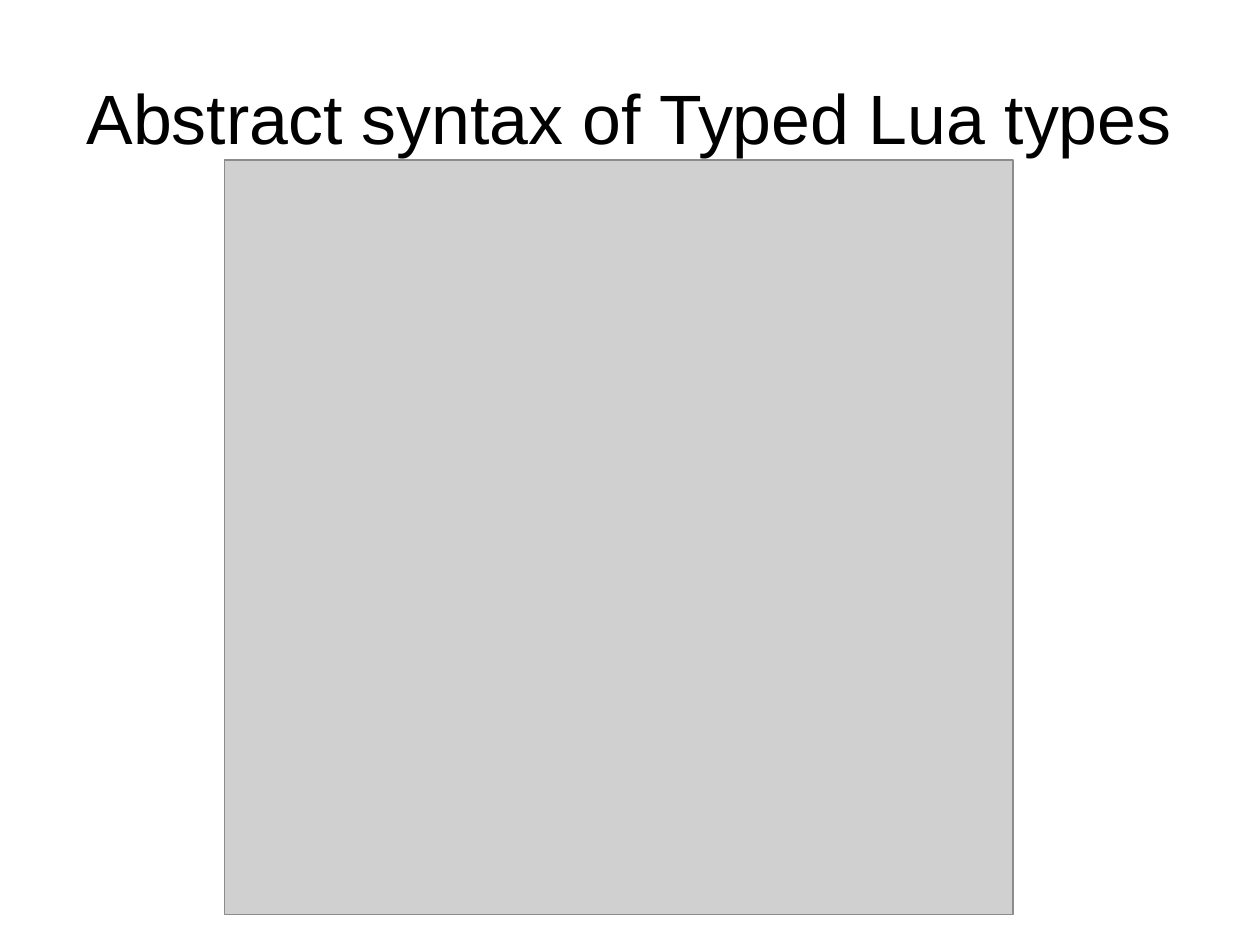
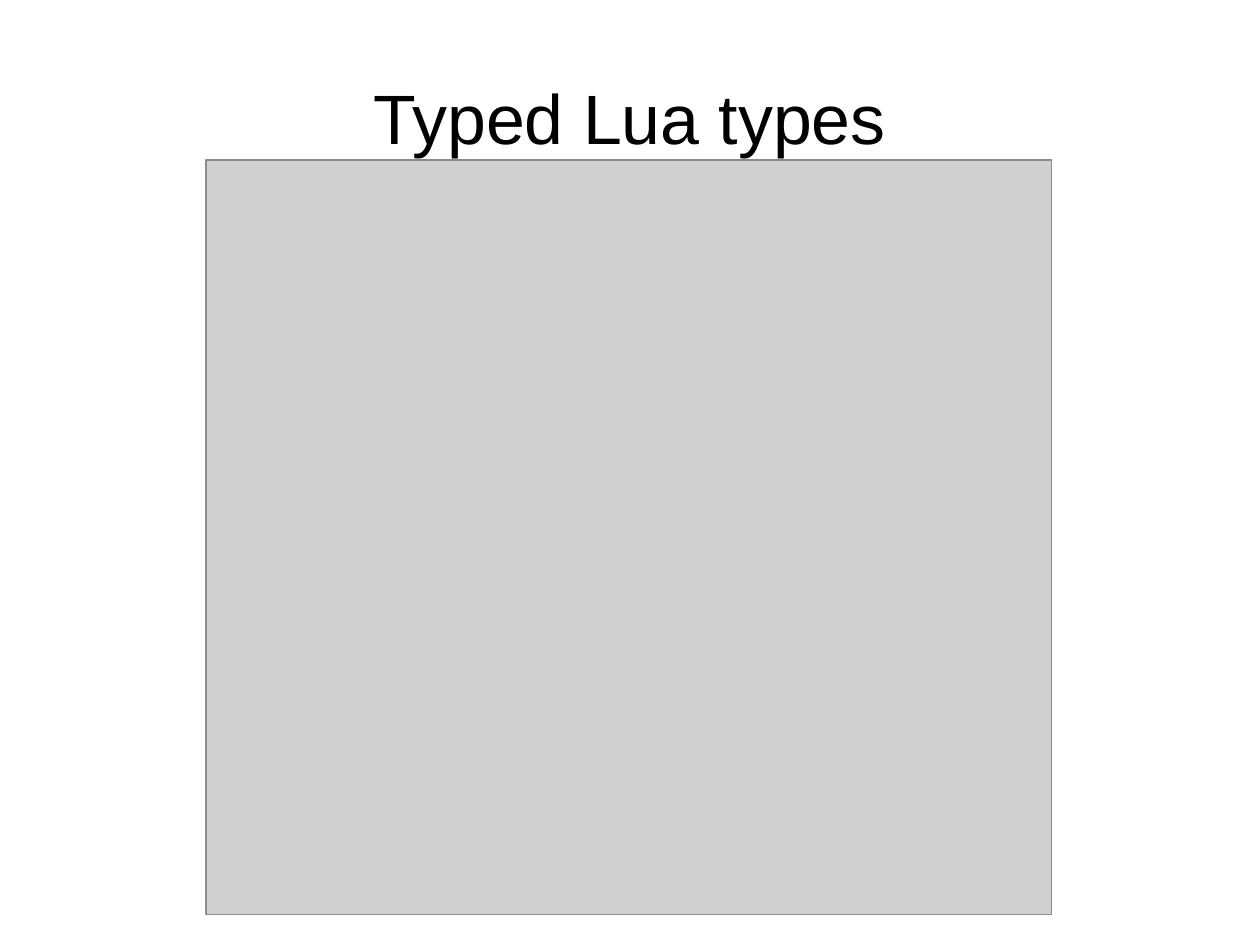
Before and after one commit to andremm/typedlua, a slide deck: slide 7 of doc/slides/dyla2014.odp. Drawn at 1260x945 pixels with LibreOffice and Linux fonts; fonts in the diff are those of the drawing; grey boxes stand for pictures. Boxes give left, top, right and bottom in pixels: in the first picture for what was removed or moved away, otherwise in the second. Text is boxed around its words. In the diff, an @@ line names an element or a change of style, - is before the commit and + after.

```diff
--- a/doc/slides/dyla2014.odp
+++ b/doc/slides/dyla2014.odp
@@ title at box(373, 93, 886, 157): text changed @@
-Abstract syntax of Typed Lua types
+Typed Lua types
@@ picture: place and size @@
-picture at box(224, 160, 1013, 915)
+picture at box(206, 160, 1052, 915)
```
Also in this commit, not shown: 14 other slides changed.
